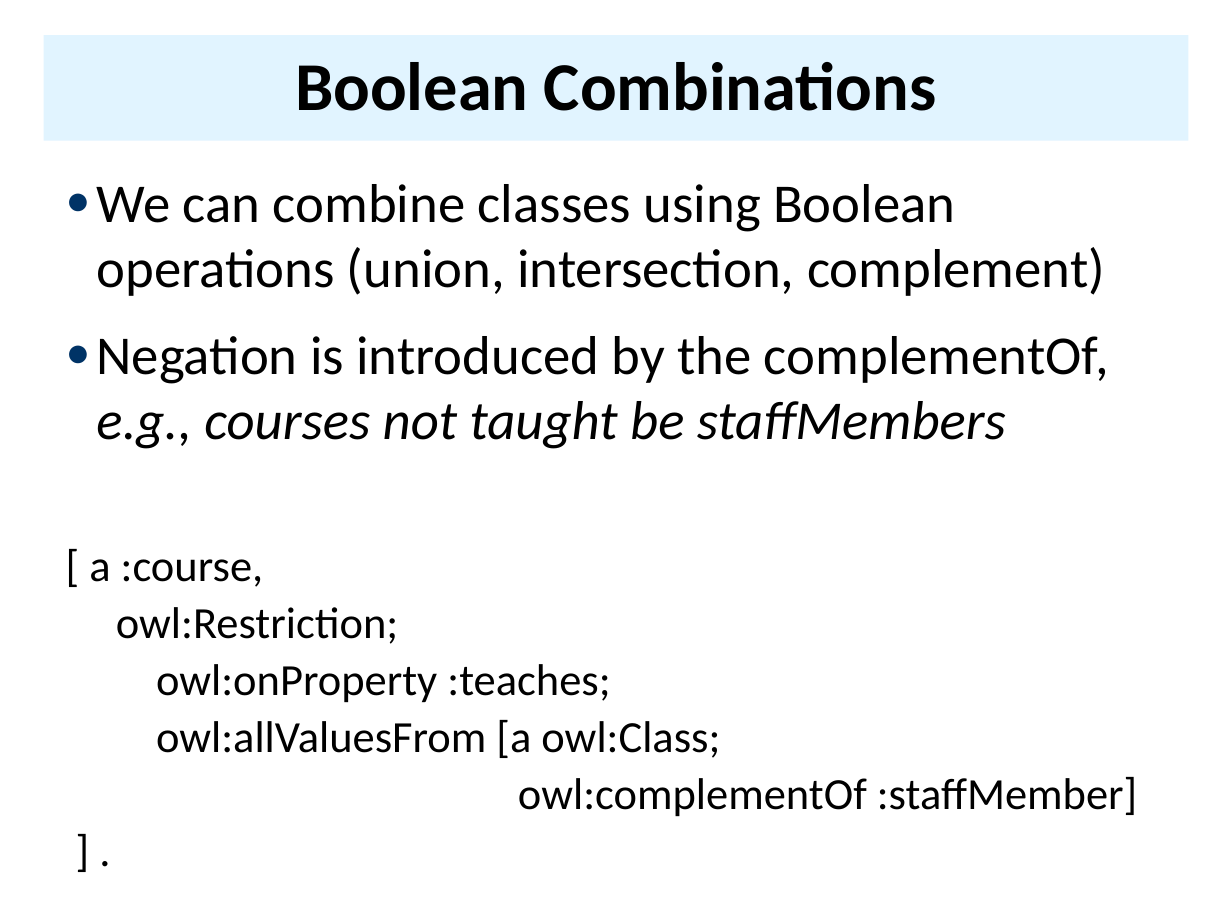
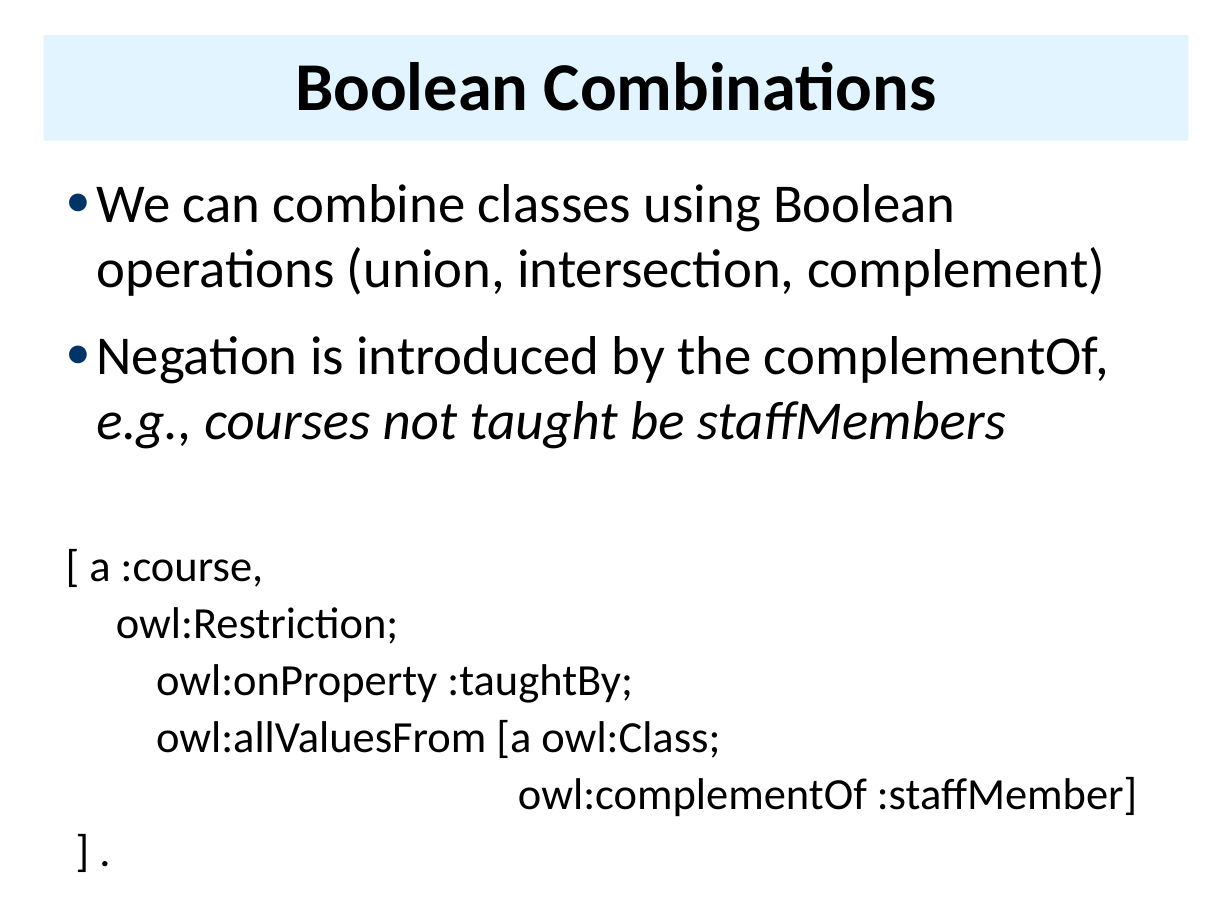
Before and after one commit to UMBC-CMSC-491-691-F19-Knowledge-Graphs/class_material, a slide deck: slide 57 of notes/07_owl/07OWL.pptx (slide 58 before the commit). Drawn at 1232x924 pixels with LibreOffice and Linux fonts; fonts in the diff are those of the drawing. Boxes give left, top, right and bottom in pixels: in the first picture for what was removed or moved away, otherwise in the second. Text is boxed around its words. In the diff, an @@ line names an element or a change of style, - is before the commit and + after.

```diff
--- a/notes/07_owl/07OWL.pptx
+++ b/notes/07_owl/07OWL.pptx
@@ text at (156,664,633,703): text changed @@
-owl:onProperty :teaches;
+owl:onProperty :taughtBy;
```
Also in this commit, not shown: 12 other slides changed, 1 slide removed, 2 other files.
